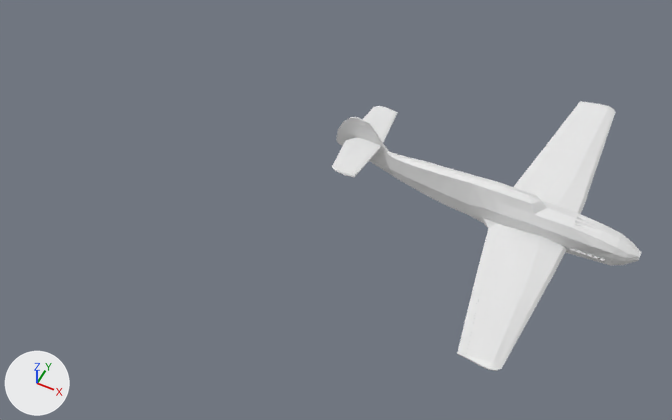
Before and after pictures for a commit that changed the Blender file name/1_entities/1_vehicle/bf109.blend.
The view is the same before and after, from a 50 mm camera at (1.56, -4.97, 5.53) aimed at (-0.72, -0.4, -0.18). Every picture has the same lights, and +X, +Y and +Z are marked at lower left. The picture after the commit comes second.

The scene before the commit, as lines of its bpy script (objects in view):
```python
me_cube_001 = bpy.data.meshes.new('Cube.001')
me_cube_001.from_pydata(...)  # 929 vertices, 830 faces; spans x -10.7..14.6, y -14.7..14.7, z -1.6..4.3
ob_bf109 = bpy.data.objects.new('bf109', me_cube_001)
ob_bf109.location = (0.541, 0.067, 0.0)
ob_bf109.rotation_euler = (0.0, 0.0, 3.142)  # degrees (0, 0, 180)
ob_bf109.scale = (0.102, 0.102, 0.102)
```
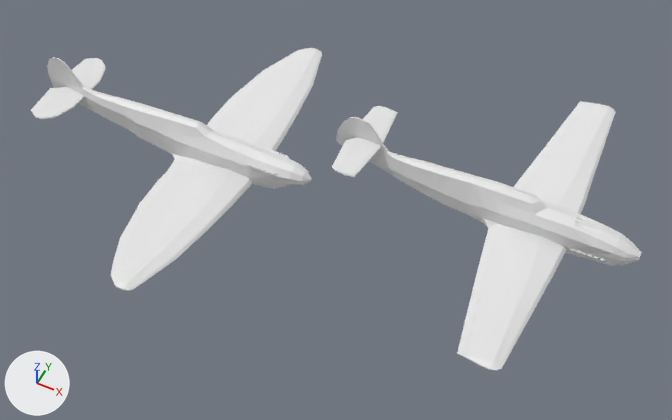
The newer file is also turned or shifted as a whole; pictures and numbers use the older file's frame.

Where the change shows, as pixel boxes [x1, y1, x2, y2] in the pictures (672 x 420 px):
'spitfire', added: after [31, 48, 322, 291]

The edits, one by one:
Mesh me_cube_002 is new.
It has 829 vertices, 758 faces and spans x -10.4..15.5, y -15.6..15.6, z -2.3..3.5.
Object 'spitfire' (ob_spitfire) is new; it shows me_cube_002.
Its location is (-2.042, -0.34, 0.0).
Its rotation in degrees is (0, 0, -180).
Its scale is (0.102, 0.102, 0.102).
